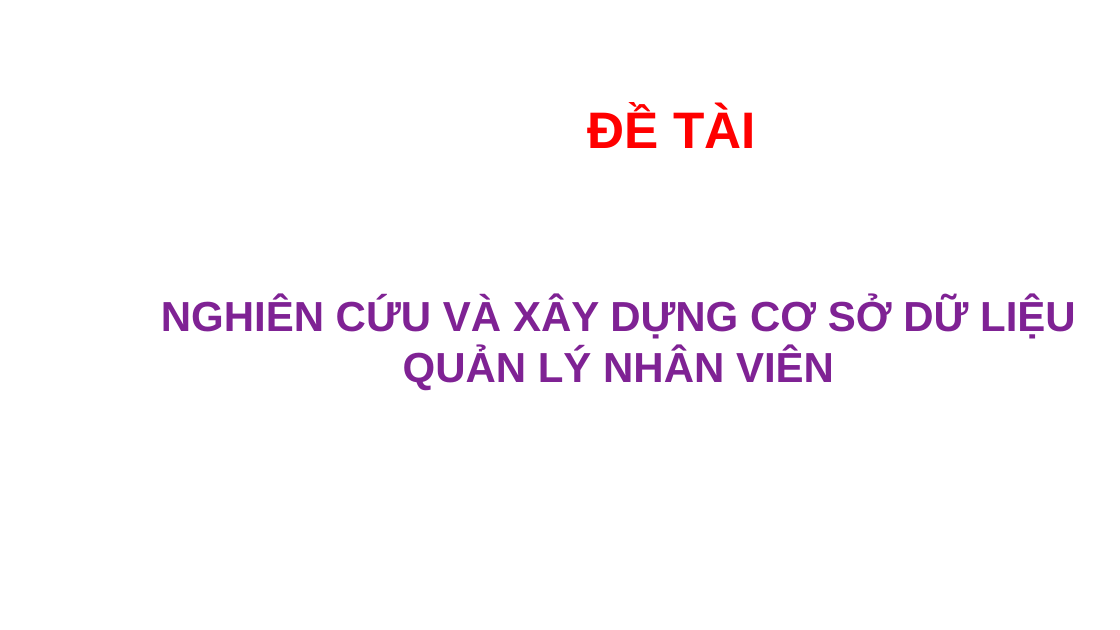
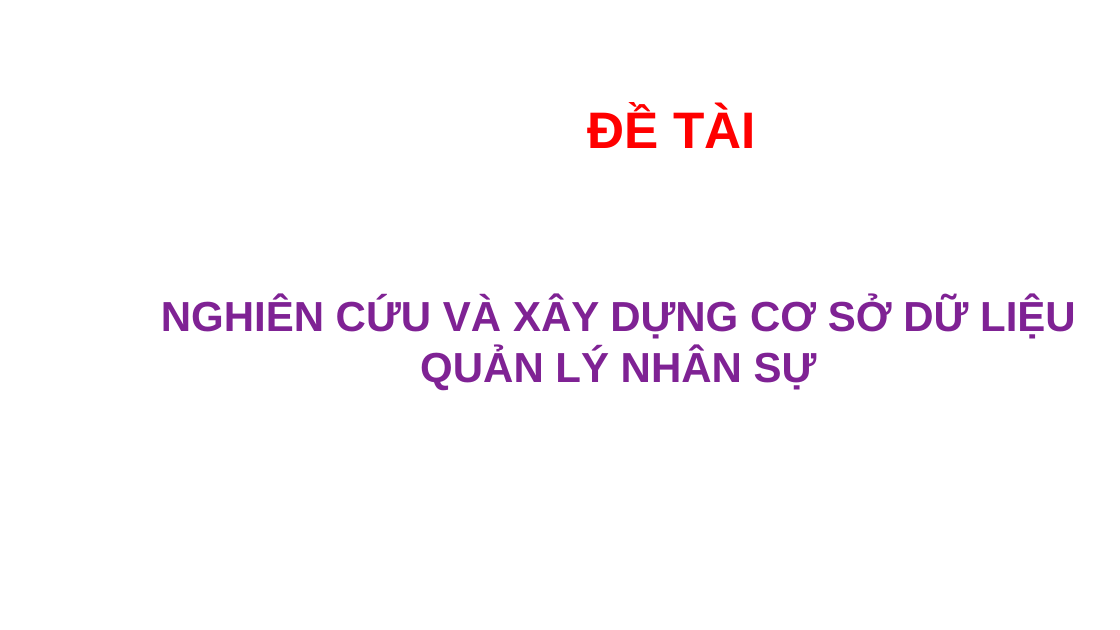
Before and after one commit to dangbinhphuoc/Sql_QuanLyNhanSu, a slide deck: slide 2 of PPQuanLyNhanSu.pptx. Drawn at 1120x630 pixels with LibreOffice and Linux fonts; fonts in the diff are those of the drawing; background and template pictures are left out. Boxes give left, top, right and bottom in pixels: in the first picture for what was removed or moved away, otherwise in the second. Text is boxed around its words. In the diff, an @@ line names an element or a change of style, - is before the commit and + after.

```diff
--- a/PPQuanLyNhanSu.pptx
+++ b/PPQuanLyNhanSu.pptx
@@ text at (420,348,817,390): text changed @@
-QUẢN LÝ NHÂN VIÊN
+QUẢN LÝ NHÂN SỰ
```
Also in this commit, not shown: 18 other slides changed, 1 slide added, 1 other file.
